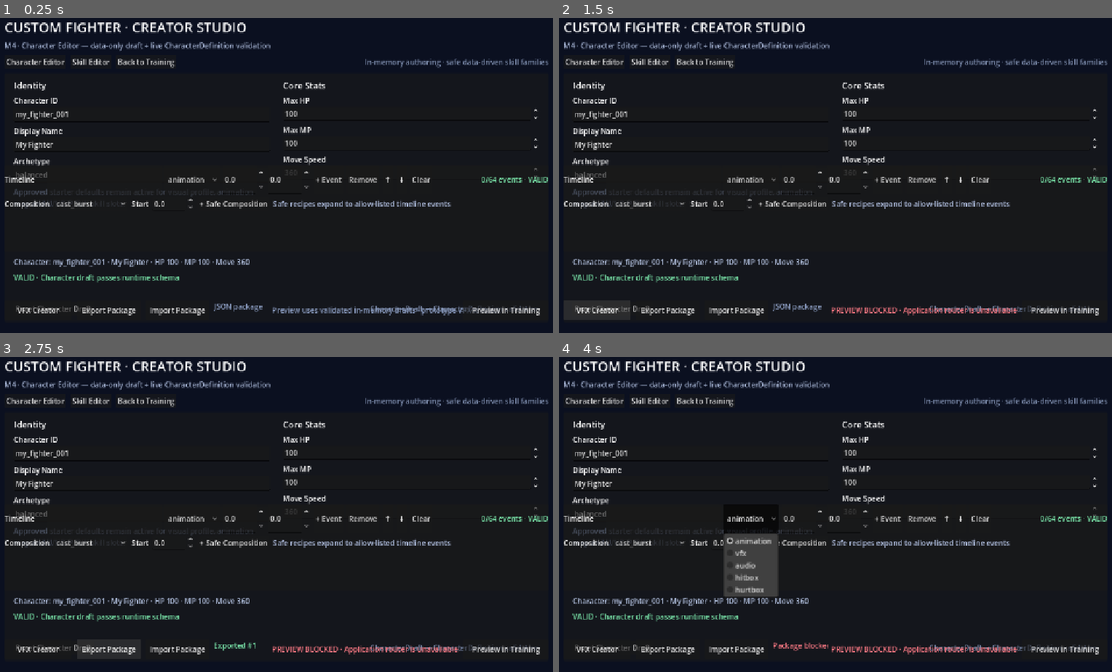
Above: before the commit, frames 1-4 (two rows, left to right).
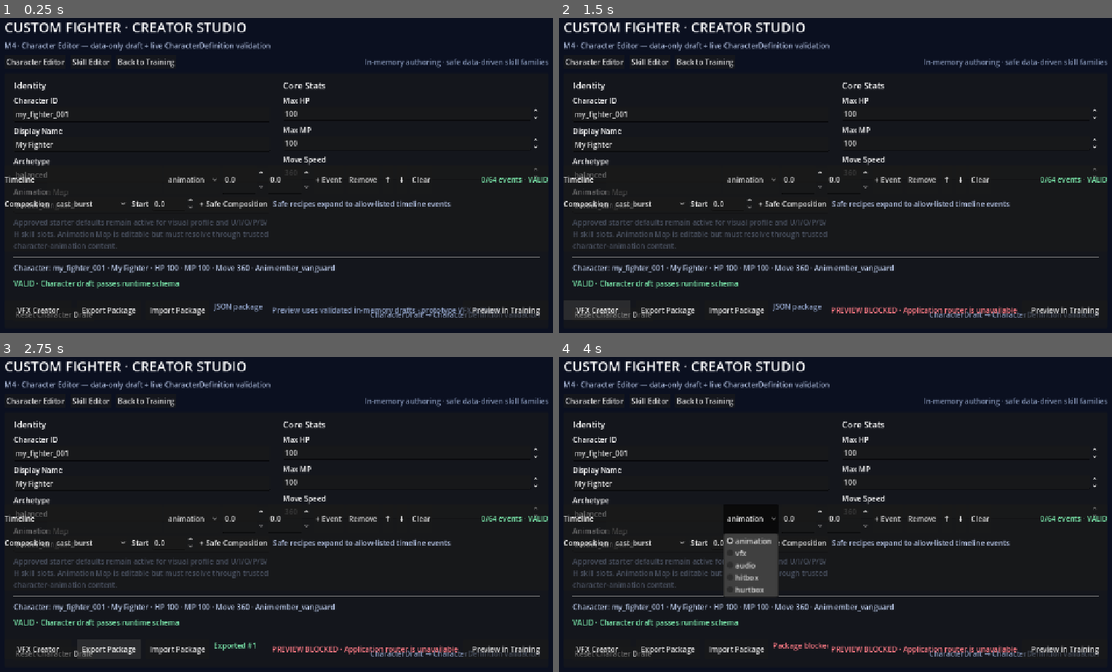
Above: after the commit, the same moments.

Repository: ws951125/custom-fighter
Game: Godot game, scene res://game/creator/creator_studio.tscn
The game is run twice, just before and just after one commit, with the same random seed, the same clock (stepped at 60 frames per second) and the same inputs. This scene is started directly instead of the project's main scene.
Inputs:
- Up to frame 1 (0.25 s): no input
- Up to frame 2 (1.5 s): click "Preview in Training" at 0.5 s; click "VFX Creator" at 1.25 s
- Up to frame 3 (2.75 s): click "Export Package" at 2 s
- Up to frame 4 (4 s): click "Import Package" at 2.75 s; click "animation" at 3.5 s

The runs differ from the first frame. In frame 1, 3.9% of the frame differs, in the area x 2-98%, y 54-96%; in frame 2, 3.9%; in frame 3, 3.9%; in frame 4, 3.7%.

Commit message:
V2-3 WU1: add trusted animation-map authoring (#162)
* feat: validate creator animation map references

* feat: add Creator animation map authoring field

* test: cover Creator animation map validation

* test: cover animation map Creator authoring

* test: verify animation map package round trip

* test: block missing packaged animation maps

* docs: add V2-3 animation and audio architecture inventory

* docs: record V2-3 WU1 implementation checkpoint

* docs: record V2-3 WU1 PR validation

* docs: record V2-3 WU1 CI evidence

Diff:
--- a/game/creator/character_editor/character_draft.gd
+++ b/game/creator/character_editor/character_draft.gd
@@ -2,6 +2,7 @@
 extends RefCounted
 
 const CharacterDefinition = preload("res://game/core/character/character_definition.gd")
+const CharacterAnimationMap = preload("res://game/core/character/character_animation_map.gd")
 
 var character_id := "my_fighter_001"
 var character_name := "My Fighter"
@@ -49,6 +50,12 @@
 	var errors: PackedStringArray = definition.load_from_dictionary(data)
 	if not errors.is_empty():
 		return errors
+	var animation_map_definition := CharacterAnimationMap.new()
+	var animation_errors: PackedStringArray = animation_map_definition.load_from_id(definition.animation_map)
+	for error in animation_errors:
+		errors.append("animation_map: %s" % error)
+	if not errors.is_empty():
+		return errors
 	character_id = definition.character_id
 	character_name = definition.character_name
 	archetype = definition.archetype
@@ -84,7 +91,14 @@
 
 func validate() -> PackedStringArray:
 	var definition := CharacterDefinition.new()
-	return definition.load_from_dictionary(to_dictionary())
+	var errors: PackedStringArray = definition.load_from_dictionary(to_dictionary())
+	if not errors.is_empty():
+		return errors
+	var animation_map_definition := CharacterAnimationMap.new()
+	var animation_errors: PackedStringArray = animation_map_definition.load_from_id(definition.animation_map)
+	for error in animation_errors:
+		errors.append("animation_map: %s" % error)
+	return errors
 
 func is_valid() -> bool:
 	return validate().is_empty()
--- a/game/creator/creator_studio.gd
+++ b/game/creator/creator_studio.gd
@@ -16,6 +16,7 @@
 var id_edit: LineEdit
 var name_edit: LineEdit
 var archetype_edit: LineEdit
+var animation_map_edit: LineEdit
 var hp_spin: SpinBox
 var mp_spin: SpinBox
 var speed_spin: SpinBox
@@ -40,6 +41,7 @@
 var skill_summary_label: Label
 
 var _web_set_name_callback
+var _web_set_animation_map_callback
 var _web_set_hp_callback
 var _web_reset_callback
 var _web_select_editor_callback
@@ -149,9 +151,10 @@
 	id_edit = _add_text_field(identity_column, "Character ID", "Safe lowercase token, e.g. my_fighter_001")
 	name_edit = _add_text_field(identity_column, "Display Name", "Shown to players")
 	archetype_edit = _add_text_field(identity_column, "Archetype", "Safe token, e.g. balanced")
+	animation_map_edit = _add_text_field(identity_column, "Animation Map", "Trusted content map id, e.g. ember_vanguard or storm_duelist")
 
 	var inherited := Label.new()
-	inherited.text = "Approved starter defaults remain active for visual profile, animation map and U/I/O/P/B/H skill slots."
+	inherited.text = "Approved starter defaults remain active for visual profile and U/I/O/P/B/H skill slots. Animation Map is editable but must resolve through trusted character-animation content."
 	inherited.autowrap_mode = TextServer.AUTOWRAP_WORD_SMART
 	inherited.modulate = Color("8fa1c6")
 	identity_column.add_child(inherited)
@@ -164,6 +167,7 @@
 	id_edit.text_changed.connect(_on_id_changed)
 	name_edit.text_changed.connect(_on_name_changed)
 	archetype_edit.text_changed.connect(_on_archetype_changed)
+	animation_map_edit.text_changed.connect(_on_animation_map_changed)
 	hp_spin.value_changed.connect(_on_hp_changed)
 	mp_spin.value_changed.connect(_on_mp_changed)
 	speed_spin.value_changed.connect(_on_speed_changed)
@@ -345,6 +349,7 @@
 	id_edit.text = character_draft.character_id
 	name_edit.text = character_draft.character_name
 	archetype_edit.text = character_draft.archetype
+	animation_map_edit.text = character_draft.animation_map
 	hp_spin.value = character_draft.max_hp
 	mp_spin.value = character_draft.max_mp
 	speed_spin.value = character_draft.move_speed
@@ -427,6 +432,10 @@
 	character_draft.archetype = value
 	_refresh_character_validation()
 
+func _on_animation_map_changed(value: String) -> void:
+	character_draft.animation_map = value
+	_refresh_character_validation()
+
 func _on_hp_changed(value: float) -> void:
 	character_draft.max_hp = roundi(value)
 	_refresh_character_validation()
@@ -521,12 +530,13 @@
 	var valid := errors.is_empty()
 	character_validation_label.text = "VALID · Character draft passes runtime schema" if valid else "INVALID · %s" % " | ".join(errors)
 	character_validation_label.modulate = Color("7ff0b1") if valid else Color("ff7b86")
-	character_summary_label.text = "Character: %s · %s · HP %d · MP %d · Move %.0f" % [
+	character_summary_label.text = "Character: %s · %s · HP %d · MP %d · Move %.0f · Anim %s" % [
 		character_draft.character_id,
 		character_draft.character_name,
 		character_draft.max_hp,
 		character_draft.max_mp,
-		character_draft.move_speed
+		character_draft.move_speed,
+		character_draft.animation_map
 	]
 	_set_web_state(errors)
 
@@ -553,6 +563,7 @@
 	if not OS.has_feature("web"):
 		return
 	_web_set_name_callback = JavaScriptBridge.create_callback(_web_set_name)
+	_web_set_animation_map_callback = JavaScriptBridge.create_callback(_web_set_animation_map)
 	_web_set_hp_callback = JavaScriptBridge.create_callback(_web_set_hp)
 	_web_reset_callback = JavaScriptBridge.create_callback(_web_reset)
 	_web_select_editor_callback = JavaScriptBridge.create_callback(_web_select_editor)
@@ -564,6 +575,7 @@
 	_web_reset_skill_callback = JavaScriptBridge.create_callback(_web_reset_skill)
 	var window = JavaScriptBridge.get_interface("window")
 	window.customFighterCreatorSetName = _web_set_name_callback
+	window.customFighterCreatorSetAnimationMap = _web_set_animation_map_callback
 	window.customFighterCreatorSetMaxHp = _web_set_hp_callback
 	window.customFighterCreatorResetDraft = _web_reset_callback
 	window.customFighterCreatorSelectEditor = _web_select_editor_callback
@@ -579,6 +591,12 @@
 		return
 	name_edit.text = str(args[0])
 	_on_name_changed(name_edit.text)
+
+func _web_set_animation_map(args: Array) -> void:
+	if args.is_empty():
+		return
+	animation_map_edit.text = str(args[0])
+	_on_animation_map_changed(animation_map_edit.text)
 
 func _web_set_hp(args: Array) -> void:
 	if args.is_empty():
@@ -660,6 +678,7 @@
 		"document.documentElement.dataset.creatorDraftId=%s;" % JSON.stringify(character_draft.character_id) +
 		"document.documentElement.dataset.creatorDraftName=%s;" % JSON.stringify(character_draft.character_name) +
 		"document.documentElement.dataset.creatorDraftArchetype=%s;" % JSON.stringify(character_draft.archetype) +
+		"document.documentElement.dataset.creatorDraftAnimationMap=%s;" % JSON.stringify(character_draft.animation_map) +
 		"document.documentElement.dataset.creatorDraftMaxHp='%d';" % character_draft.max_hp +
 		"document.documentElement.dataset.creatorDraftMaxMp='%d';" % character_draft.max_mp +
 		"document.documentElement.dataset.creatorDraftMoveSpeed='%.3f';" % character_draft.move_speed +
--- a/tests/creator_character_draft_test_runner.gd
+++ b/tests/creator_character_draft_test_runner.gd
@@ -40,6 +40,17 @@
 	_check(_contains_error(unsafe_id_errors, "id must be a safe lowercase reference token"), "unsafe creator id is rejected")
 
 	draft.reset()
+	draft.animation_map = "missing_animation_map"
+	var missing_animation_errors := draft.validate()
+	_check(
+		_contains_error_fragment(missing_animation_errors, "animation_map: animation map file is empty or missing:"),
+		"missing Creator animation map fails closed"
+	)
+	draft.animation_map = "storm_duelist"
+	_check(draft.is_valid(), "trusted Storm animation map is Creator-valid")
+	_check(str(draft.to_dictionary().get("animation_map", "")) == "storm_duelist", "Creator serializes selected animation map")
+
+	draft.reset()
 	_check(draft.is_valid(), "reset restores valid starter character")
 	_check(draft.character_name == "My Fighter" and draft.max_hp == 100, "reset restores starter values")
 
@@ -56,6 +67,12 @@
 			return true
 	return false
 
+func _contains_error_fragment(errors: PackedStringArray, expected: String) -> bool:
+	for error in errors:
+		if str(error).contains(expected):
+			return true
+	return false
+
 func _check(condition: bool, label: String) -> void:
 	if condition:
 		return
Not shown, changed: docs/STATUS.md
Not shown, added: docs/V2_3_CHARACTER_ANIMATION_AUDIO_INVENTORY.md
Not shown, changed: tests/creator_package_web_smoke.mjs
Not shown, changed: tests/creator_studio_web_smoke.mjs
